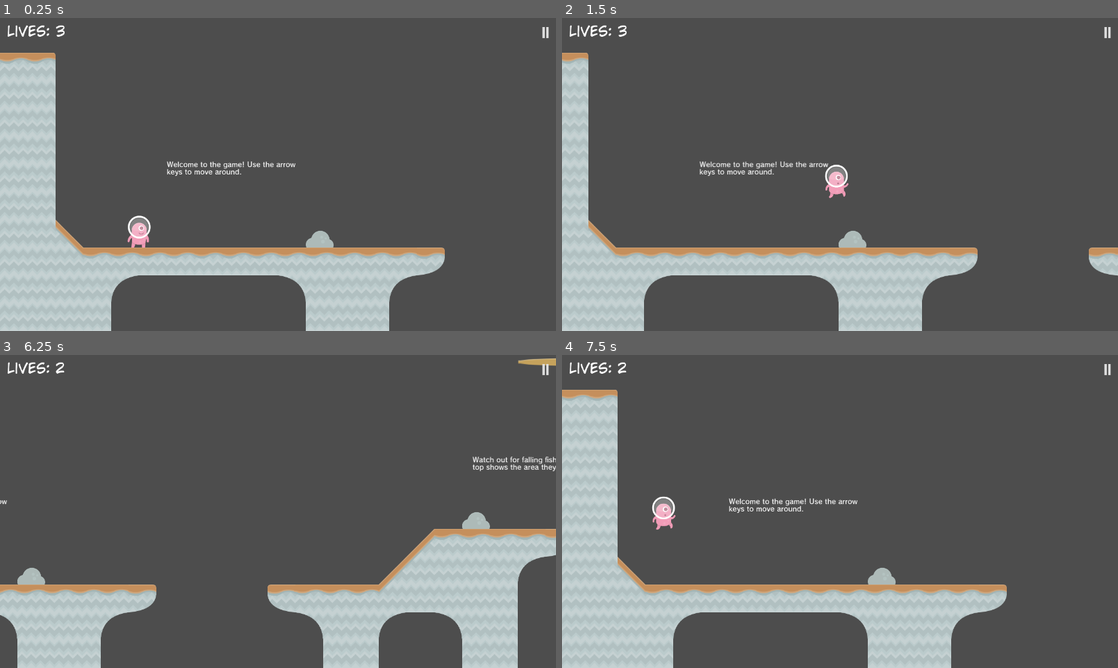
Above: before the commit, frames 1-4 (two rows, left to right).
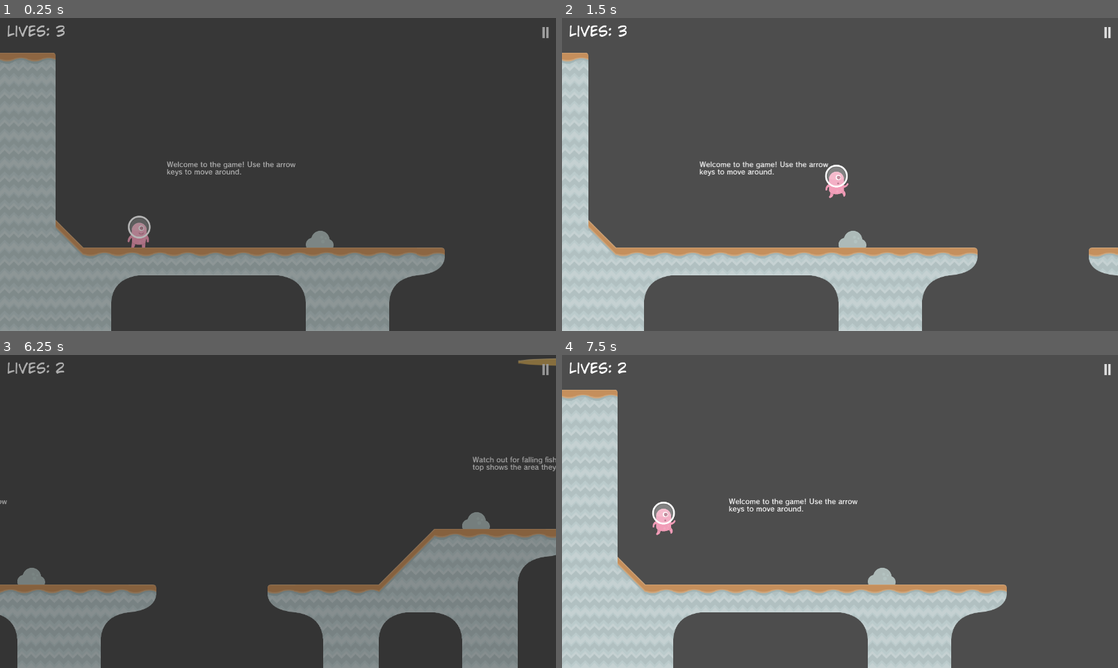
Above: after the commit, the same moments.

Repository: ferupk/CSUI-GD-tutorial-4
Game: Godot game, scene res://scenes/Level1.tscn
The game is run twice, just before and just after one commit, with the same random seed, the same clock (stepped at 60 frames per second) and the same inputs. This scene is started directly instead of the project's main scene.
Inputs:
- Up to frame 1 (0.25 s): no input
- Up to frame 2 (1.5 s): hold Right (right) from 0.53 s (still down); tap F at 0.6, 1.35 s; tap Space (jump) at 0.77 s
- Up to frame 3 (6.25 s): tap Space (jump) at 1.52, 3.02, 3.77, 4.52, 6.02 s; release Right (right) at 2.03 s; hold A (left) 2.03-2.78 s; tap F every 0.75 s from 2.1 to 5.85 s; hold Right (right) 2.78-4.28 s; hold A (left) 4.28-5.03 s; hold Right (right) 5.03-5.78 s; hold A (left) from 5.78 s (still down)
- Up to frame 4 (7.5 s): tap F at 6.6, 7.35 s; tap Space (jump) at 6.77 s; release A (left) at 7.28 s; hold Right (right) from 7.28 s (still down)

The runs differ from the first frame. In frame 1, 21% of the frame differs, in the area x 0-99%, y 2-100%; in frame 2, nothing differs; in frame 3, 100%, in the area x 0-100%, y 0-100%; in frame 4, 0.3%.

Commit message:
Add fade transitions in between scenes

Diff:
--- a/project.godot
+++ b/project.godot
@@ -19,6 +19,7 @@
 
 Global="*res://Global.gd"
 BGMController="*res://scenes/utils/BGMController.tscn"
+ScreenFill="*res://scenes/utils/ScreenFill.tscn"
 
 [display]
 
--- a/scenes/gui/ClearMenu.tscn
+++ b/scenes/gui/ClearMenu.tscn
@@ -1,8 +1,10 @@
-[gd_scene load_steps=4 format=3 uid="uid://dhqh0lr0ybi1b"]
+[gd_scene load_steps=6 format=3 uid="uid://dhqh0lr0ybi1b"]
 
 [ext_resource type="FontFile" uid="uid://g0e4g4332ft0" path="res://assets/fonts/CC Wild Words Roman.ttf" id="1_1ofof"]
 [ext_resource type="Script" path="res://scripts/gui/ClearMenu.gd" id="1_hwa4k"]
 [ext_resource type="FontFile" uid="uid://cth60gqdxo73p" path="res://assets/fonts/continuum bold.ttf" id="2_7ubg4"]
+[ext_resource type="Texture2D" uid="uid://cp8tmdptglfqa" path="res://assets/Menu Base.png" id="2_bwuvq"]
+[ext_resource type="Script" path="res://scripts/gui/SceneButton.gd" id="5_fdraj"]
 
 [node name="ClearMenu" type="CenterContainer"]
 anchors_preset = 15
@@ -16,9 +18,10 @@
 custom_minimum_size = Vector2(720, 480)
 layout_mode = 2
 
-[node name="ColorRect" type="ColorRect" parent="MarginContainer"]
+[node name="TextureRect" type="TextureRect" parent="MarginContainer"]
 layout_mode = 2
-color = Color(0.567826, 0.295048, 0.081781, 1)
+texture = ExtResource("2_bwuvq")
+expand_mode = 1
 
 [node name="VBoxContainer" type="VBoxContainer" parent="MarginContainer"]
 layout_mode = 2
@@ -44,6 +47,7 @@
 theme_override_font_sizes/font_size = 36
 text = "Continue"
 underline = 2
+script = ExtResource("5_fdraj")
 
 [node name="Quit" type="LinkButton" parent="MarginContainer/VBoxContainer/VBoxContainer"]
 layout_mode = 2
@@ -53,6 +57,7 @@
 theme_override_font_sizes/font_size = 36
 text = "Quit Game"
 underline = 2
+script = ExtResource("5_fdraj")
 
-[connection signal="pressed" from="MarginContainer/VBoxContainer/VBoxContainer/Continue" to="." method="_on_continue_pressed"]
-[connection signal="pressed" from="MarginContainer/VBoxContainer/VBoxContainer/Quit" to="." method="_on_quit_pressed"]
+[connection signal="pressed" from="MarginContainer/VBoxContainer/VBoxContainer/Continue" to="MarginContainer/VBoxContainer/VBoxContainer/Continue" method="_on_pressed"]
+[connection signal="pressed" from="MarginContainer/VBoxContainer/VBoxContainer/Quit" to="MarginContainer/VBoxContainer/VBoxContainer/Quit" method="_on_pressed"]
--- a/scenes/gui/CreditsMenu.tscn
+++ b/scenes/gui/CreditsMenu.tscn
@@ -1,7 +1,8 @@
-[gd_scene load_steps=5 format=3 uid="uid://1jpc26jwys84"]
+[gd_scene load_steps=6 format=3 uid="uid://1jpc26jwys84"]
 
 [ext_resource type="FontFile" uid="uid://g0e4g4332ft0" path="res://assets/fonts/CC Wild Words Roman.ttf" id="1_kmktj"]
 [ext_resource type="Script" path="res://scripts/gui/PopupMenu.gd" id="1_m0dcc"]
+[ext_resource type="Texture2D" uid="uid://cp8tmdptglfqa" path="res://assets/Menu Base.png" id="2_bav63"]
 [ext_resource type="Script" path="res://scripts/gui/CreditsText.gd" id="3_8mrh2"]
 [ext_resource type="FontFile" uid="uid://cth60gqdxo73p" path="res://assets/fonts/continuum bold.ttf" id="3_hl580"]
 
@@ -26,9 +27,10 @@
 custom_minimum_size = Vector2(720, 480)
 layout_mode = 2
 
-[node name="ColorRect" type="ColorRect" parent="CenterContainer/MarginContainer"]
+[node name="TextureRect" type="TextureRect" parent="CenterContainer/MarginContainer"]
 layout_mode = 2
-color = Color(0.567826, 0.295048, 0.081781, 1)
+texture = ExtResource("2_bav63")
+expand_mode = 1
 
 [node name="VBoxContainer" type="VBoxContainer" parent="CenterContainer/MarginContainer"]
 layout_mode = 2
@@ -49,15 +51,26 @@
 theme_override_constants/margin_left = 72
 theme_override_constants/margin_right = 72
 
-[node name="ScrollContainer" type="ScrollContainer" parent="CenterContainer/MarginContainer/VBoxContainer/MarginContainer"]
+[node name="ColorRect" type="ColorRect" parent="CenterContainer/MarginContainer/VBoxContainer/MarginContainer"]
+layout_mode = 2
+color = Color(0.498039, 0.270588, 0.0980392, 1)
+
+[node name="MarginContainer" type="MarginContainer" parent="CenterContainer/MarginContainer/VBoxContainer/MarginContainer"]
+layout_mode = 2
+theme_override_constants/margin_left = 16
+theme_override_constants/margin_top = 16
+theme_override_constants/margin_right = 16
+theme_override_constants/margin_bottom = 16
+
+[node name="ScrollContainer" type="ScrollContainer" parent="CenterContainer/MarginContainer/VBoxContainer/MarginContainer/MarginContainer"]
 layout_mode = 2
 
-[node name="VBoxContainer" type="VBoxContainer" parent="CenterContainer/MarginContainer/VBoxContainer/MarginContainer/ScrollContainer"]
+[node name="VBoxContainer" type="VBoxContainer" parent="CenterContainer/MarginContainer/VBoxContainer/MarginContainer/MarginContainer/ScrollContainer"]
 layout_mode = 2
 size_flags_horizontal = 3
 size_flags_vertical = 3
 
-[node name="CreditsText" type="Label" parent="CenterContainer/MarginContainer/VBoxContainer/MarginContainer/ScrollContainer/VBoxContainer"]
+[node name="CreditsText" type="Label" parent="CenterContainer/MarginContainer/VBoxContainer/MarginContainer/MarginContainer/ScrollContainer/VBoxContainer"]
 layout_mode = 2
 theme_override_fonts/font = ExtResource("3_hl580")
 theme_override_font_sizes/font_size = 24
--- a/scenes/gui/OptionsMenu.tscn
+++ b/scenes/gui/OptionsMenu.tscn
@@ -1,8 +1,9 @@
-[gd_scene load_steps=5 format=3 uid="uid://bynkxh5bmkgfa"]
+[gd_scene load_steps=6 format=3 uid="uid://bynkxh5bmkgfa"]
 
 [ext_resource type="FontFile" uid="uid://g0e4g4332ft0" path="res://assets/fonts/CC Wild Words Roman.ttf" id="1_15mj0"]
 [ext_resource type="Script" path="res://scripts/gui/PopupMenu.gd" id="1_olve7"]
 [ext_resource type="FontFile" uid="uid://cth60gqdxo73p" path="res://assets/fonts/continuum bold.ttf" id="2_6cnd4"]
+[ext_resource type="Texture2D" uid="uid://cp8tmdptglfqa" path="res://assets/Menu Base.png" id="2_hdont"]
 [ext_resource type="PackedScene" uid="uid://chxbgcqp1lme3" path="res://scenes/gui/VolumeSlider.tscn" id="3_k2etr"]
 
 [node name="OptionsMenu" type="Control"]
@@ -26,9 +27,10 @@
 custom_minimum_size = Vector2(720, 480)
 layout_mode = 2
 
-[node name="ColorRect" type="ColorRect" parent="CenterContainer/MarginContainer"]
+[node name="TextureRect" type="TextureRect" parent="CenterContainer/MarginContainer"]
 layout_mode = 2
-color = Color(0.567826, 0.295048, 0.081781, 1)
+texture = ExtResource("2_hdont")
+expand_mode = 1
 
 [node name="VBoxContainer" type="VBoxContainer" parent="CenterContainer/MarginContainer"]
 layout_mode = 2
@@ -48,15 +50,26 @@
 theme_override_constants/margin_left = 96
 theme_override_constants/margin_right = 96
 
-[node name="VolumeOptions" type="VBoxContainer" parent="CenterContainer/MarginContainer/VBoxContainer/MarginContainer"]
+[node name="ColorRect" type="ColorRect" parent="CenterContainer/MarginContainer/VBoxContainer/MarginContainer"]
+layout_mode = 2
+color = Color(0.498039, 0.270588, 0.0980392, 1)
+
+[node name="MarginContainer" type="MarginContainer" parent="CenterContainer/MarginContainer/VBoxContainer/MarginContainer"]
+layout_mode = 2
+theme_override_constants/margin_left = 16
+theme_override_constants/margin_top = 16
+theme_override_constants/margin_right = 16
+theme_override_constants/margin_bottom = 16
+
+[node name="VolumeOptions" type="VBoxContainer" parent="CenterContainer/MarginContainer/VBoxContainer/MarginContainer/MarginContainer"]
 layout_mode = 2
 theme_override_constants/separation = 24
 
-[node name="MasterVolume" type="VBoxContainer" parent="CenterContainer/MarginContainer/VBoxContainer/MarginContainer/VolumeOptions"]
+[node name="MasterVolume" type="VBoxContainer" parent="CenterContainer/MarginContainer/VBoxContainer/MarginContainer/MarginContainer/VolumeOptions"]
 layout_mode = 2
 theme_override_constants/separation = 8
 
-[node name="Label" type="Label" parent="CenterContainer/MarginContainer/VBoxContainer/MarginContainer/VolumeOptions/MasterVolume"]
+[node name="Label" type="Label" parent="CenterContainer/MarginContainer/VBoxContainer/MarginContainer/MarginContainer/VolumeOptions/MasterVolume"]
 layout_mode = 2
 size_flags_horizontal = 4
 theme_override_fonts/font = ExtResource("2_6cnd4")
@@ -64,15 +77,15 @@
 text = "Master Volume"
 horizontal_alignment = 1
 
-[node name="VolumeSlider" parent="CenterContainer/MarginContainer/VBoxContainer/MarginContainer/VolumeOptions/MasterVolume" instance=ExtResource("3_k2etr")]
+[node name="VolumeSlider" parent="CenterContainer/MarginContainer/VBoxContainer/MarginContainer/MarginContainer/VolumeOptions/MasterVolume" instance=ExtResource("3_k2etr")]
 layout_mode = 2
 bus = "Master"
 
-[node name="MusicVolume" type="VBoxContainer" parent="CenterContainer/MarginContainer/VBoxContainer/MarginContainer/VolumeOptions"]
+[node name="MusicVolume" type="VBoxContainer" parent="CenterContainer/MarginContainer/VBoxContainer/MarginContainer/MarginContainer/VolumeOptions"]
 layout_mode = 2
 theme_override_constants/separation = 8
 
-[node name="Label" type="Label" parent="CenterContainer/MarginContainer/VBoxContainer/MarginContainer/VolumeOptions/MusicVolume"]
+[node name="Label" type="Label" parent="CenterContainer/MarginContainer/VBoxContainer/MarginContainer/MarginContainer/VolumeOptions/MusicVolume"]
 layout_mode = 2
 size_flags_horizontal = 4
 theme_override_fonts/font = ExtResource("2_6cnd4")
@@ -80,15 +93,15 @@
 text = "Music Volume"
 horizontal_alignment = 1
 
-[node name="VolumeSlider" parent="CenterContainer/MarginContainer/VBoxContainer/MarginContainer/VolumeOptions/MusicVolume" instance=ExtResource("3_k2etr")]
+[node name="VolumeSlider" parent="CenterContainer/MarginContainer/VBoxContainer/MarginContainer/MarginContainer/VolumeOptions/MusicVolume" instance=ExtResource("3_k2etr")]
 layout_mode = 2
 bus = "BGM"
 
-[node name="SFXVolume" type="VBoxContainer" parent="CenterContainer/MarginContainer/VBoxContainer/MarginContainer/VolumeOptions"]
+[node name="SFXVolume" type="VBoxContainer" parent="CenterContainer/MarginContainer/VBoxContainer/MarginContainer/MarginContainer/VolumeOptions"]
 layout_mode = 2
 theme_override_constants/separation = 8
 
-[node name="Label" type="Label" parent="CenterContainer/MarginContainer/VBoxContainer/MarginContainer/VolumeOptions/SFXVolume"]
+[node name="Label" type="Label" parent="CenterContainer/MarginContainer/VBoxContainer/MarginContainer/MarginContainer/VolumeOptions/SFXVolume"]
 layout_mode = 2
 size_flags_horizontal = 4
 theme_override_fonts/font = ExtResource("2_6cnd4")
@@ -96,7 +109,7 @@
 text = "SFX Volume"
 horizontal_alignment = 1
 
-[node name="VolumeSlider" parent="CenterContainer/MarginContainer/VBoxContainer/MarginContainer/VolumeOptions/SFXVolume" instance=ExtResource("3_k2etr")]
+[node name="VolumeSlider" parent="CenterContainer/MarginContainer/VBoxContainer/MarginContainer/MarginContainer/VolumeOptions/SFXVolume" instance=ExtResource("3_k2etr")]
 layout_mode = 2
 bus = "SFX"
 
--- a/scenes/gui/PauseButton.tscn
+++ b/scenes/gui/PauseButton.tscn
@@ -1,9 +1,10 @@
-[gd_scene load_steps=6 format=3 uid="uid://kvgpb4mnt46g"]
+[gd_scene load_steps=7 format=3 uid="uid://kvgpb4mnt46g"]
 
 [ext_resource type="FontFile" uid="uid://cth60gqdxo73p" path="res://assets/fonts/continuum bold.ttf" id="1_ce12p"]
 [ext_resource type="Script" path="res://scripts/gui/PauseGame.gd" id="2_q44oh"]
 [ext_resource type="Script" path="res://scripts/gui/PopupMenu.gd" id="3_vysc0"]
 [ext_resource type="FontFile" uid="uid://g0e4g4332ft0" path="res://assets/fonts/CC Wild Words Roman.ttf" id="4_2jiqi"]
+[ext_resource type="Texture2D" uid="uid://cp8tmdptglfqa" path="res://assets/Menu Base.png" id="4_ojpam"]
 [ext_resource type="Script" path="res://scripts/gui/SceneButton.gd" id="5_2l50n"]
 
 [node name="PauseButton" type="LinkButton"]
@@ -45,9 +46,10 @@
 custom_minimum_size = Vector2(720, 480)
 layout_mode = 2
 
-[node name="ColorRect" type="ColorRect" parent="CanvasLayer/PauseMenu/CenterContainer/MarginContainer"]
+[node name="TextureRect" type="TextureRect" parent="CanvasLayer/PauseMenu/CenterContainer/MarginContainer"]
 layout_mode = 2
-color = Color(0.567826, 0.295048, 0.081781, 1)
+texture = ExtResource("4_ojpam")
+expand_mode = 1
 
 [node name="VBoxContainer" type="VBoxContainer" parent="CanvasLayer/PauseMenu/CenterContainer/MarginContainer"]
 layout_mode = 2
--- /dev/null
+++ b/scenes/utils/ScreenFill.tscn
@@ -0,0 +1,87 @@
+[gd_scene load_steps=6 format=3 uid="uid://dxu3kk5b1rdou"]
+
+[ext_resource type="Script" path="res://scripts/utils/ScreenFill.gd" id="1_66yt1"]
+
+[sub_resource type="Animation" id="Animation_7yytr"]
+length = 0.001
+tracks/0/type = "value"
+tracks/0/imported = false
+tracks/0/enabled = true
+tracks/0/path = NodePath("Foreground:color")
+tracks/0/interp = 1
+tracks/0/loop_wrap = true
+tracks/0/keys = {
+"times": PackedFloat32Array(0),
+"transitions": PackedFloat32Array(1),
+"update": 0,
+"values": [Color(0, 0, 0, 1)]
+}
+tracks/1/type = "value"
+tracks/1/imported = false
+tracks/1/enabled = true
+tracks/1/path = NodePath("Foreground:modulate")
+tracks/1/interp = 1
+tracks/1/loop_wrap = true
+tracks/1/keys = {
+"times": PackedFloat32Array(0),
+"transitions": PackedFloat32Array(1),
+"update": 0,
+"values": [Color(1, 1, 1, 1)]
+}
+
+[sub_resource type="Animation" id="Animation_xq8n0"]
+resource_name = "ForegroundOut"
+length = 0.5
+tracks/0/type = "value"
+tracks/0/imported = false
+tracks/0/enabled = true
+tracks/0/path = NodePath("Foreground:modulate")
+tracks/0/interp = 1
+tracks/0/loop_wrap = true
+tracks/0/keys = {
+"times": PackedFloat32Array(0, 0.5),
+"transitions": PackedFloat32Array(0.5, 1),
+"update": 0,
+"values": [Color(0, 0, 0, 1), Color(1, 1, 1, 0)]
+}
+
+[sub_resource type="Animation" id="Animation_6wvdw"]
+resource_name = "ForegroundIn"
+length = 0.6
+tracks/0/type = "value"
+tracks/0/imported = false
+tracks/0/enabled = true
+tracks/0/path = NodePath("Foreground:modulate")
+tracks/0/interp = 1
+tracks/0/loop_wrap = true
+tracks/0/keys = {
+"times": PackedFloat32Array(0, 0.5),
+"transitions": PackedFloat32Array(2, 1),
+"update": 0,
+"values": [Color(0, 0, 0, 0), Color(0, 0, 0, 1)]
+}
+
+[sub_resource type="AnimationLibrary" id="AnimationLibrary_w6t6s"]
+_data = {
+"ForegroundIn": SubResource("Animation_6wvdw"),
+"ForegroundOut": SubResource("Animation_xq8n0"),
+"RESET": SubResource("Animation_7yytr")
+}
+
+[node name="ScreenFill" type="CanvasLayer"]
+layer = 128
+script = ExtResource("1_66yt1")
+
+[node name="Foreground" type="ColorRect" parent="."]
+z_index = 4096
+anchors_preset = 15
+anchor_right = 1.0
+anchor_bottom = 1.0
+grow_horizontal = 2
+grow_vertical = 2
+color = Color(0, 0, 0, 1)
+
+[node name="AnimationPlayer" type="AnimationPlayer" parent="."]
+libraries = {
+"": SubResource("AnimationLibrary_w6t6s")
+}
--- a/scripts/gui/ClearMenu.gd
+++ b/scripts/gui/ClearMenu.gd
@@ -1,16 +1,10 @@
 extends Control
 
 @export var scene: String = "Level1"
+@onready var continue_button = $MarginContainer/VBoxContainer/VBoxContainer/Continue
 
 
 # Called when the node enters the scene tree for the first time.
 func _ready() -> void:
 	self.hide()
-
-
-func _on_continue_pressed() -> void:
-	get_tree().call_deferred("change_scene_to_file", "res://scenes/" + scene + ".tscn")
-
-
-func _on_quit_pressed() -> void:
-	get_tree().call_deferred("change_scene_to_file", "res://scenes/MainMenu.tscn")
+	continue_button.scene_to_load = scene
--- a/scripts/gui/SceneButton.gd
+++ b/scripts/gui/SceneButton.gd
@@ -6,4 +6,6 @@
 func _on_pressed():
 	if scene_to_load == "MainMenu":
 		BGMController.change_music("Menu")
+	await ScreenFill.fade_in()
 	get_tree().change_scene_to_file("res://scenes/" + scene_to_load + ".tscn")
+	await ScreenFill.fade_out()
--- a/scripts/utils/DeathArea.gd
+++ b/scripts/utils/DeathArea.gd
@@ -5,8 +5,10 @@
 	if body.get_name() == "Player":
 		Global.lives -= 1
 		body.kill()
-		await get_tree().create_timer(2).timeout
+		await get_tree().create_timer(1.5).timeout
+		await ScreenFill.fade_in()
 		if Global.lives > 0:
 			get_tree().call_deferred("reload_current_scene")
 		else:
 			get_tree().call_deferred("change_scene_to_file", "res://scenes/GameOver.tscn")
+		await ScreenFill.fade_out()
--- /dev/null
+++ b/scripts/utils/ScreenFill.gd
@@ -0,0 +1,17 @@
+extends CanvasLayer
+
+
+func _ready() -> void:
+	fade_out()
+
+
+func fade_in() -> void:
+	self.visible = true
+	$AnimationPlayer.play("ForegroundIn")
+	await $AnimationPlayer.animation_finished
+
+
+func fade_out() -> void:
+	$AnimationPlayer.play("ForegroundOut")
+	await $AnimationPlayer.animation_finished
+	self.visible = false
Binary file added: assets/Menu Base.png
Not shown, added: assets/Menu Base.png.import
Binary file added: assets/Sky Background.jpg
Not shown, added: assets/Sky Background.jpg.import
